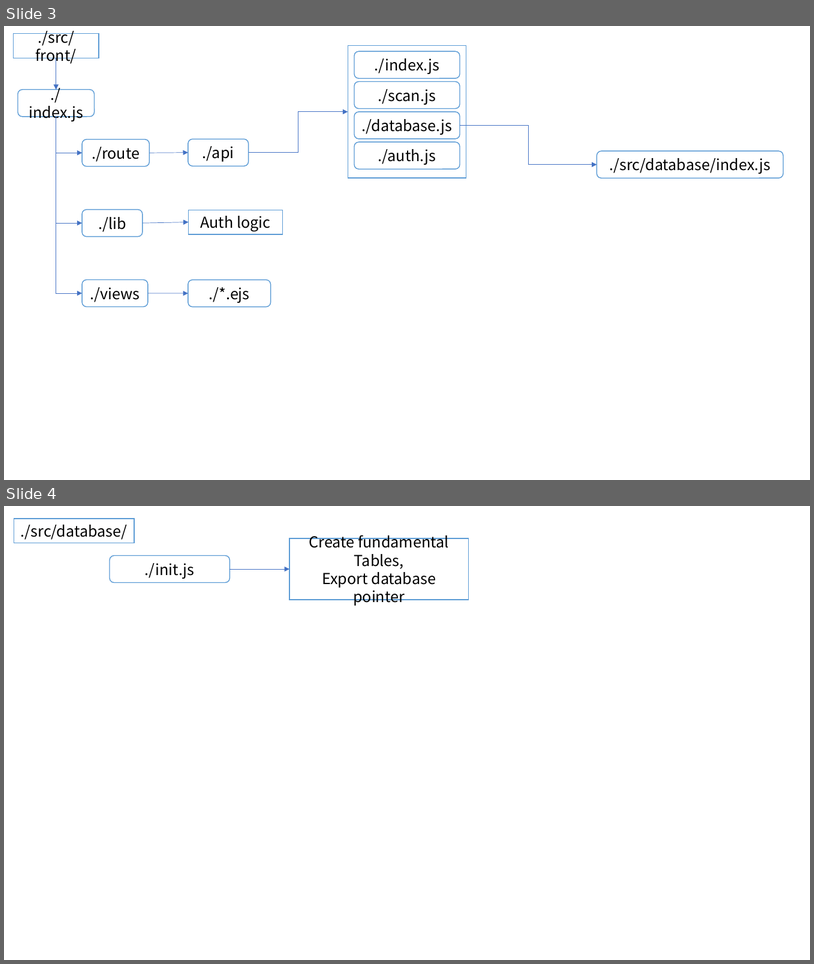
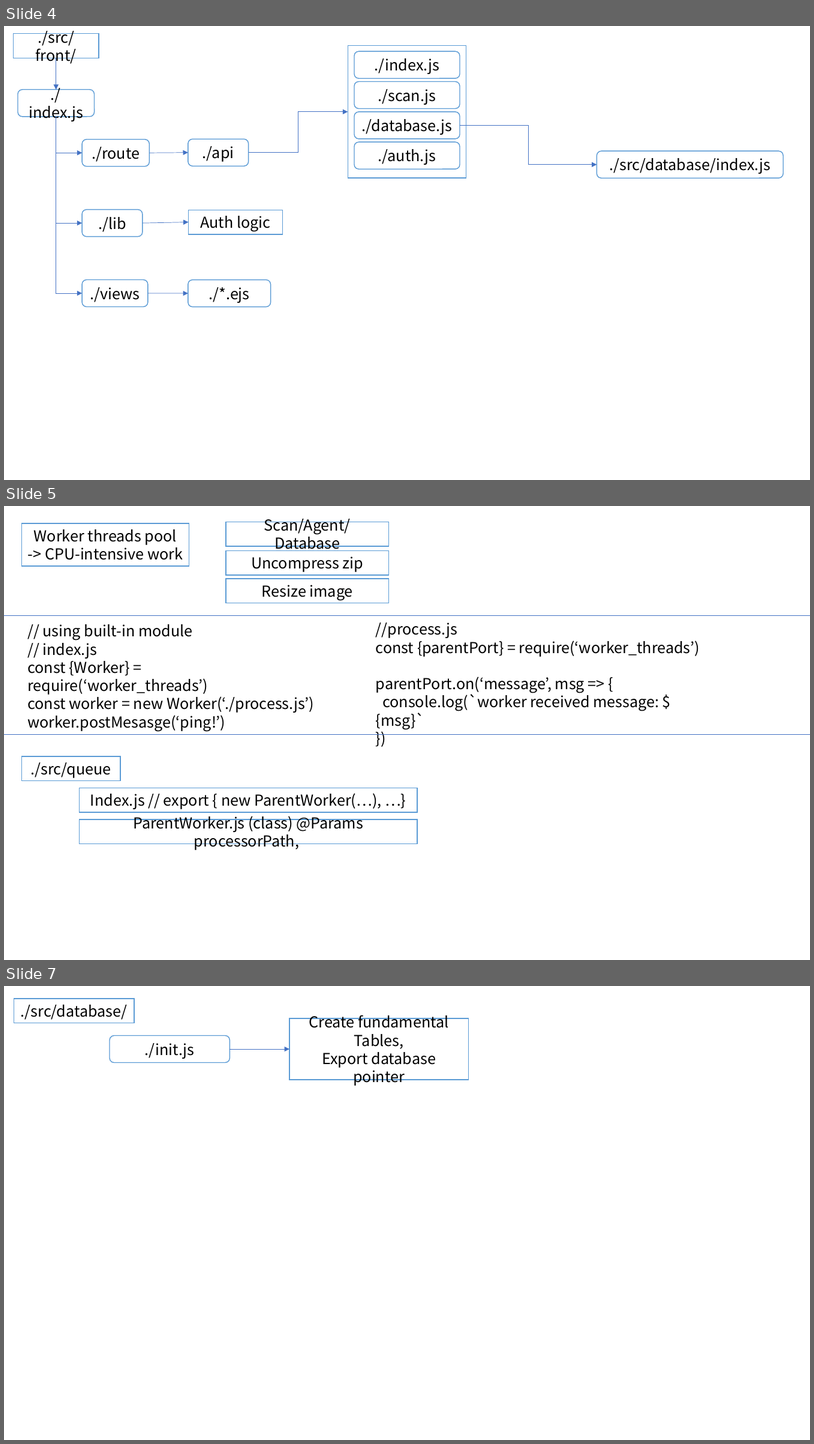
Before and after one commit to drowsy-probius/bookshelf, a slide deck: bookshelf.index.pptx. Shown one above the other, each under a label of ours: slides 3 and 4 before the commit, slides 4, 5 and 7 after it; the slides between them are not shown. The pictures are 814x964 and 814x1444 pixels, drawn with LibreOffice and Linux fonts; fonts in the diff are those of the drawing. Boxes give left, top, right and bottom in pixels: in the first picture for what was removed or moved away, otherwise in the second. Text is boxed around its words. In the diff, an @@ line names an element or a change of style, - is before the commit and + after.

```diff
--- a/bookshelf.index.pptx
+++ b/bookshelf.index.pptx
@@ slide 5 added at (4,506,810,960), background #FFFFFF @@
@@ rectangle added at (21,523,189,567), fill #FFFFFF, outline #5B9BD5 1 pt, 18 pt, text #000000 @@
+Worker threads pool
+-> CPU-intensive work
@@ rectangle added at (226,522,389,546), fill #FFFFFF, outline #5B9BD5 1 pt, 18 pt, text #000000 @@
+Scan/Agent/Database
@@ rectangle added at (226,551,389,575), fill #FFFFFF, outline #5B9BD5 1 pt, 18 pt, text #000000 @@
+Uncompress zip
@@ rectangle added at (226,579,389,603), fill #FFFFFF, outline #5B9BD5 1 pt, 18 pt, text #000000 @@
+Resize image
@@ line added from (4, 615) to (810, 615), #4472C4 0.5 pt @@
@@ text added at (27,624,314,731), 18 pt, text #000000 @@
+// using built-in module
+// index.js
+const {Worker} = require(‘worker_threads’)
+const worker = new Worker(‘./process.js’)
+worker.postMesasge(‘ping!’)
@@ text added at (376,622,700,729), 18 pt, text #000000 @@
+//process.js
+const {parentPort} = require(‘worker_threads’)
+parentPort.on(‘message’, msg => {
+console.log(`worker received message: ${msg}`
+})
@@ line added from (4, 735) to (810, 735), #4472C4 0.5 pt @@
@@ rectangle added at (21,756,120,781), fill #FFFFFF, outline #5B9BD5 1 pt, 18 pt, text #000000 @@
+./src/queue
@@ rectangle added at (80,788,418,812), fill #FFFFFF, outline #5B9BD5 1 pt, 18 pt, text #000000 @@
+Index.js // export { new ParentWorker(…), …}
@@ rectangle added at (80,819,418,844), fill #FFFFFF, outline #5B9BD5 1 pt, 18 pt, text #000000 @@
+ParentWorker.js (class) @Params processorPath,
@@ what was slide 3 is now slide 4 @@
@@ what was slide 4 is now slide 7 @@
```
Also in this commit, not shown: 1 other slide added, 11 other files.
